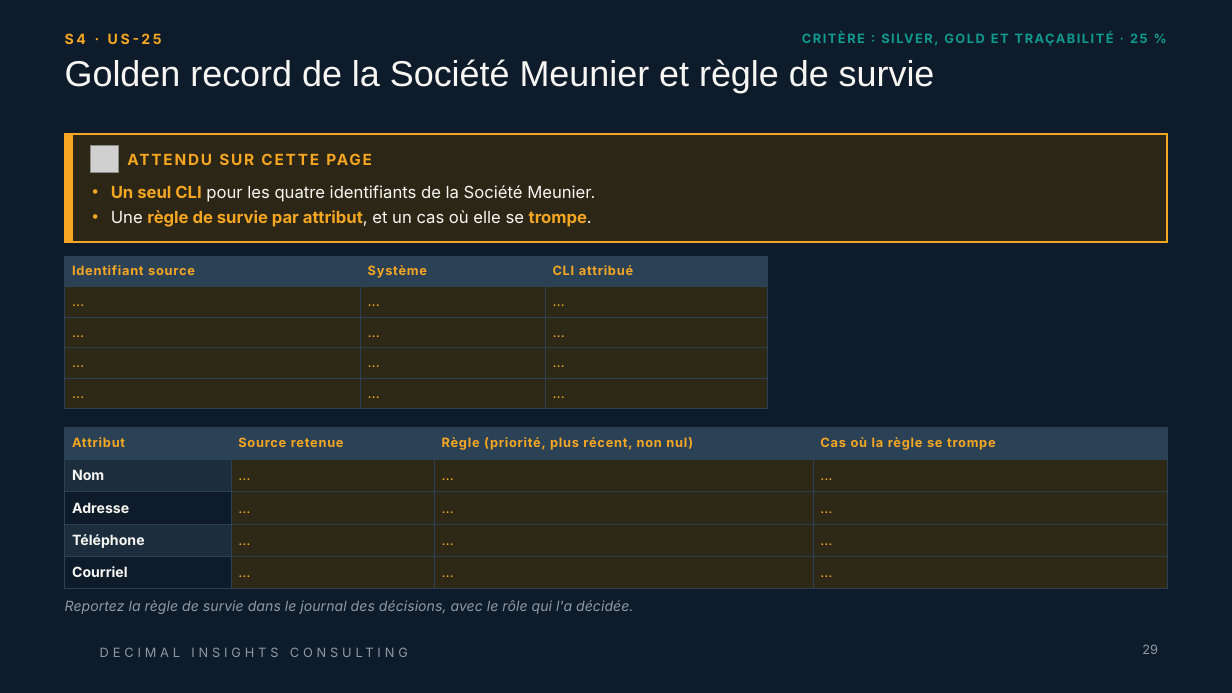
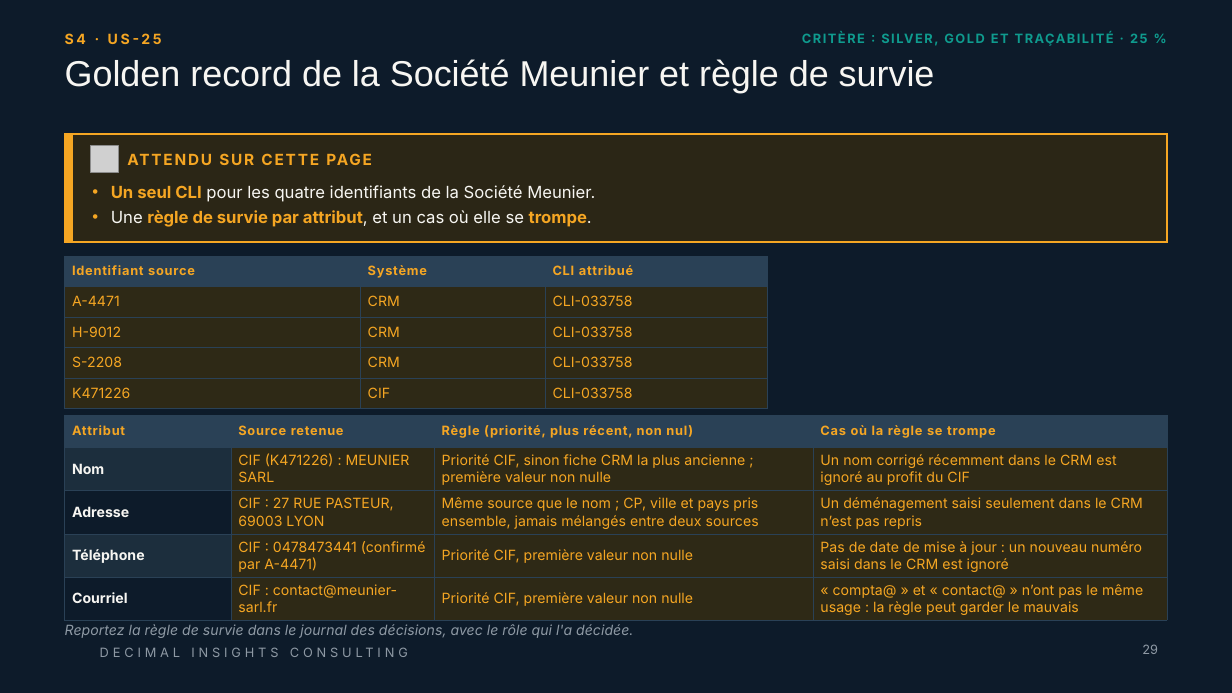
Before and after one commit to Samii05/td-qualite-g01, a slide deck: slide 29 of livrables/Livrable_Groupe_TD_AssurConnect.pptx. Drawn at 1232x693 pixels with LibreOffice and Linux fonts; fonts in the diff are those of the drawing; grey boxes stand for pictures; background and template pictures are left out. Boxes give left, top, right and bottom in pixels: in the first picture for what was removed or moved away, otherwise in the second. Text is boxed around its words. In the diff, an @@ line names an element or a change of style, - is before the commit and + after.

Commit message:
S4: dédoublonnage flou et golden record Meunier (US-24, US-25)

```diff
--- a/livrables/Livrable_Groupe_TD_AssurConnect.pptx
+++ b/livrables/Livrable_Groupe_TD_AssurConnect.pptx
@@ table at [65, 256, 767, 409] @@
-row 2: … | … | …
+row 2: A-4471 | CRM | CLI-033758
-row 3: … | … | …
+row 3: H-9012 | CRM | CLI-033758
-row 4: … | … | …
+row 4: S-2208 | CRM | CLI-033758
-row 5: … | … | …
+row 5: K471226 | CIF | CLI-033758
@@ table at [65, 415, 1167, 620] @@
-row 2: Nom | … | … | …
+row 2: Nom | CIF (K471226) : MEUNIER SARL | Priorité CIF, sinon fiche CRM la plus ancienne ; première valeur non nulle | Un nom corrigé récemment dans le CRM est ignoré au profit du CIF
-row 3: Adresse | … | … | …
+row 3: Adresse | CIF : 27 RUE PASTEUR, 69003 LYON | Même source que le nom ; CP, ville et pays pris ensemble, jamais mélangés entre deux sources | Un déménagement saisi seulement dans le CRM n’est pas repris
-row 4: Téléphone | … | … | …
+row 4: Téléphone | CIF : 0478473441 (confirmé par A-4471) | Priorité CIF, première valeur non nulle | Pas de date de mise à jour : un nouveau numéro saisi dans le CRM est ignoré
-row 5: Courriel | … | … | …
+row 5: Courriel | CIF : contact@meunier-sarl.fr | Priorité CIF, première valeur non nulle | « compta@ » et « contact@ » n’ont pas le même usage : la règle peut garder le mauvais
@@ table: place and size @@
-table at [65, 427, 1167, 589]
+table at [65, 415, 1167, 620]
@@ text "Reportez la règle de survie ...": place and size @@
-text "Reportez la règle de survie ..." at [65, 600, 633, 614]
+text "Reportez la règle de survie ..." at [65, 624, 633, 638]
```
Also in this commit, not shown: 1 other slide changed, 2 other files.
